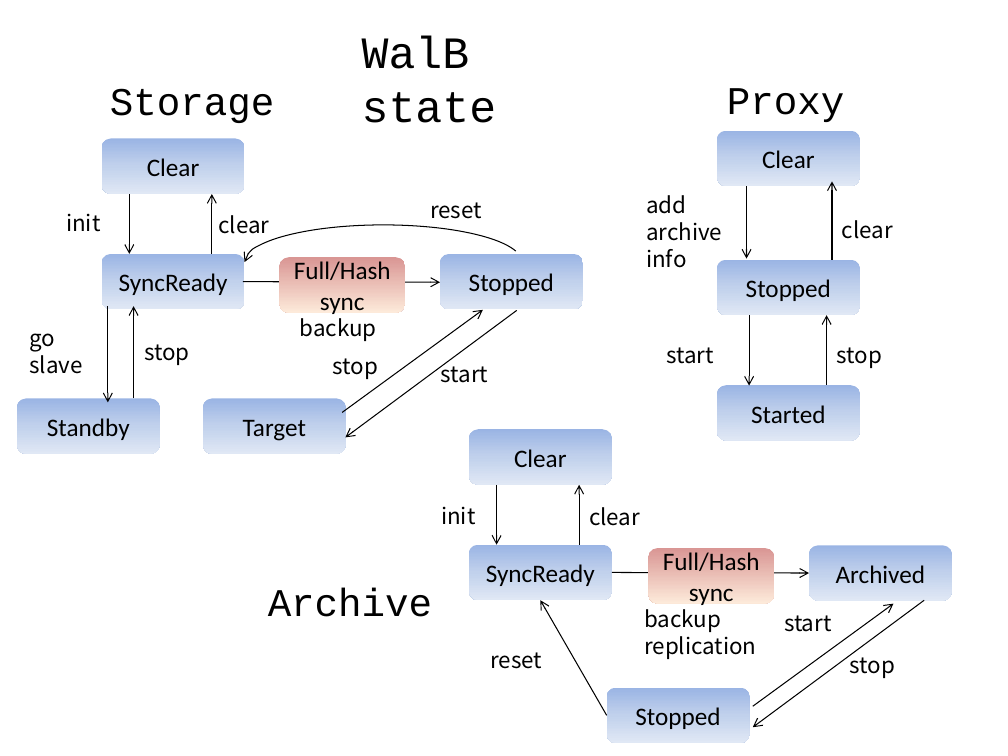
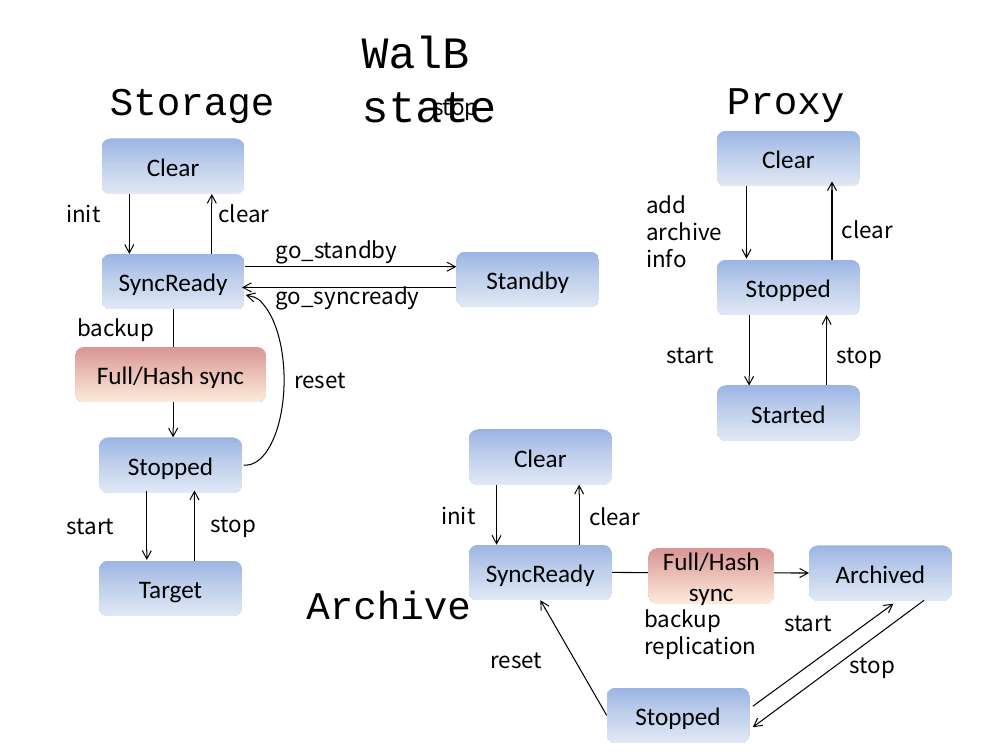
Before and after one commit to walb-linux/walb-tools, a slide deck: slide 1 of doc/state-cmd.pptx. Drawn at 1008x756 pixels with LibreOffice and Linux fonts; fonts in the diff are those of the drawing. Boxes give left, top, right and bottom in pixels: in the first picture for what was removed or moved away, otherwise in the second. Text is boxed around its words. In the diff, an @@ line names an element or a change of style, - is before the commit and + after.

Commit message:
fix state of storage

```diff
--- a/doc/state-cmd.pptx
+++ b/doc/state-cmd.pptx
@@ text "stop" rewrapped from <box>144,344,189,365</box> to <box>433,92,478,120</box> @@
@@ text "init": place and size @@
-text "init" at <box>66,213,100,232</box>
+text "init" at <box>66,204,100,223</box>
@@ text "clear": place and size @@
-text "clear" at <box>219,215,270,234</box>
+text "clear" at <box>219,204,270,223</box>
@@ arrow added from (245, 267) to (457, 267), #000000 0.75 pt @@
@@ text at <box>276,240,397,263</box>: text changed @@
-go
-slave
+go_standby
@@ rounded rectangle "Standby": place and size @@
-rounded rectangle "Standby" at <box>17,398,160,454</box>
+rounded rectangle "Standby" at <box>457,252,600,307</box>
@@ arc (boxed as its full ellipse) at <box>207,295,284,465</box>: proportions changed; rotation 0 to 90 degrees @@
@@ arrow moved from (243, 281) - (440, 282) to (457, 287) - (242, 287) @@
@@ text added at <box>276,286,420,310</box>, 16 pt, text #000000 @@
+go_syncready
@@ text "backup": place and size @@
-text "backup" at <box>300,318,377,341</box>
+text "backup" at <box>77,318,154,341</box>
@@ arrow removed from (108, 306) to (108, 402) @@
@@ arrow moved from (134, 398) - (134, 306) to (173, 309) - (173, 437) @@
@@ arrow removed from (517, 310) to (346, 437) @@
@@ rounded rectangle "Full/Hash sync": place and size @@
-rounded rectangle "Full/Hash sync" at <box>279,257,405,312</box>
+rounded rectangle "Full/Hash sync" at <box>76,347,266,402</box>
@@ text "reset": place and size @@
-text "reset" at <box>430,202,482,219</box>
+text "reset" at <box>294,372,346,389</box>
@@ rounded rectangle "Stopped": place and size @@
-rounded rectangle "Stopped" at <box>440,254,584,309</box>
+rounded rectangle "Stopped" at <box>99,437,242,493</box>
@@ text "start" rewrapped from <box>441,360,489,383</box> to <box>67,518,115,535</box> @@
@@ arrow moved from (342, 412) - (483, 309) to (147, 491) - (147, 559) @@
@@ arrow added from (195, 560) to (195, 491), #000000 0.75 pt @@
@@ text "stop": place and size @@
-text "stop" at <box>333,358,378,379</box>
+text "stop" at <box>211,516,256,537</box>
@@ rounded rectangle "Target": place and size @@
-rounded rectangle "Target" at <box>203,398,346,454</box>
+rounded rectangle "Target" at <box>99,560,242,616</box>
@@ text "Archive": place and size @@
-text "Archive" at <box>268,588,432,617</box>
+text "Archive" at <box>306,591,470,620</box>
```
